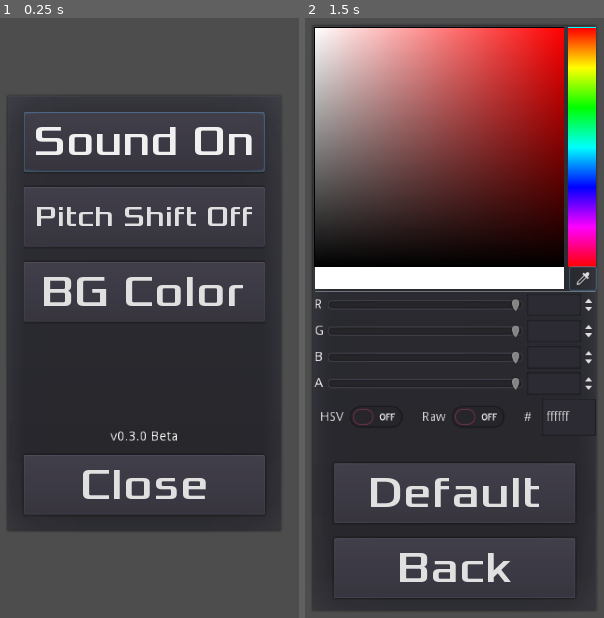
Above: before the commit, frames 1-2 (left to right).
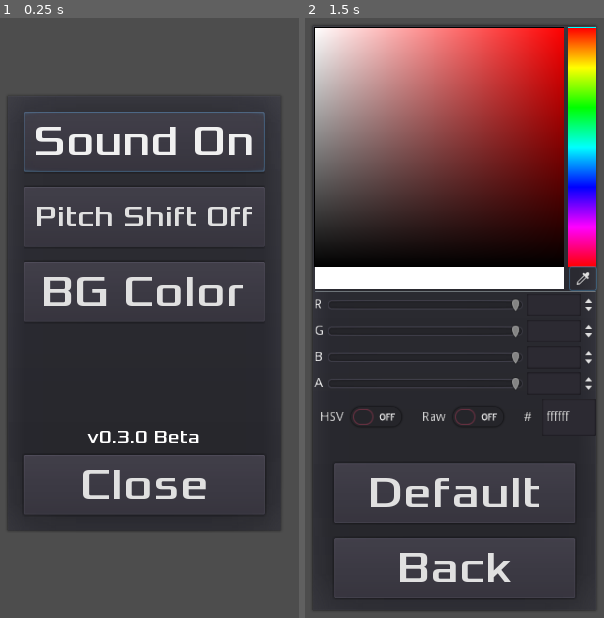
Above: after the commit, the same moments.

Repository: tomas7770/RunJump
Game: Godot game, scene res://scenes/SettingsHUD.tscn
The game is run twice, just before and just after one commit, with the same random seed, the same clock (stepped at 60 frames per second) and the same inputs. This scene is started directly instead of the project's main scene.
Inputs (mouse positions are in pixels of both pictures, inside the frame that each line leads up to):
- Up to frame 1 (0.25 s): no input
- Up to frame 2 (1.5 s): click "BG Color" at 0.5 s; click (583, 276) at 1.25 s

The runs differ from the first frame. In frame 1, 0.4% of the frame differs, in the area x 29-67%, y 68-71%; in frame 2, nothing differs.

Commit message:
Change version label font to Xolonium and increase font size

Diff:
--- a/scenes/SettingsHUD.tscn
+++ b/scenes/SettingsHUD.tscn
@@ -20,6 +20,10 @@
 font_data = ExtResource( 1 )
 
 [sub_resource type="DynamicFont" id=5]
+size = 20
+font_data = ExtResource( 1 )
+
+[sub_resource type="DynamicFont" id=6]
 size = 48
 font_data = ExtResource( 1 )
 
@@ -143,9 +147,10 @@
 anchor_right = 0.5
 anchor_bottom = 1.0
 margin_left = -100.0
-margin_top = -110.0
+margin_top = -115.0
 margin_right = 100.0
-margin_bottom = -96.0
+margin_bottom = -90.0
+custom_fonts/font = SubResource( 5 )
 align = 1
 clip_text = true
 __meta__ = {
Not shown: 3 places in scenes/SettingsHUD.tscn that only renumber resources
